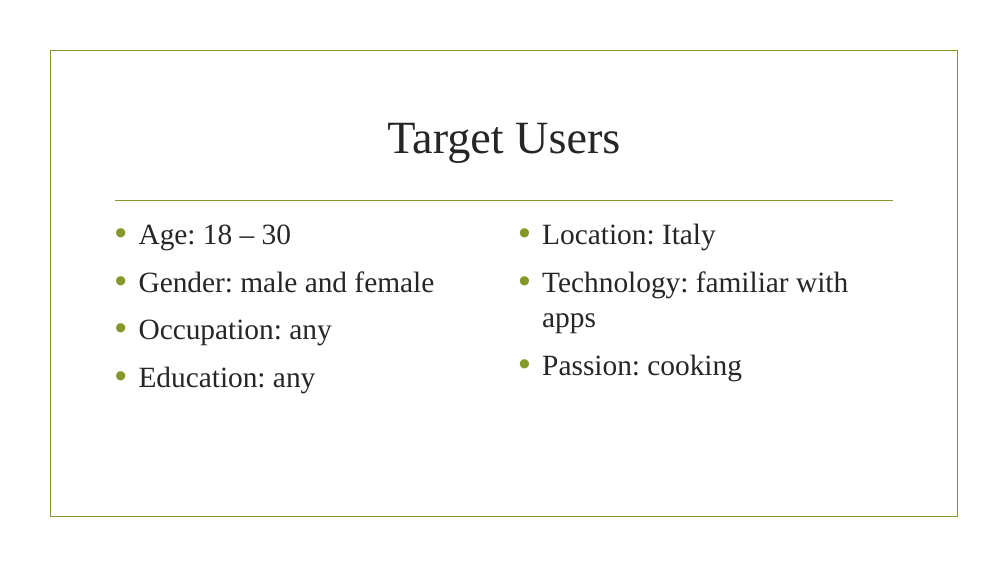
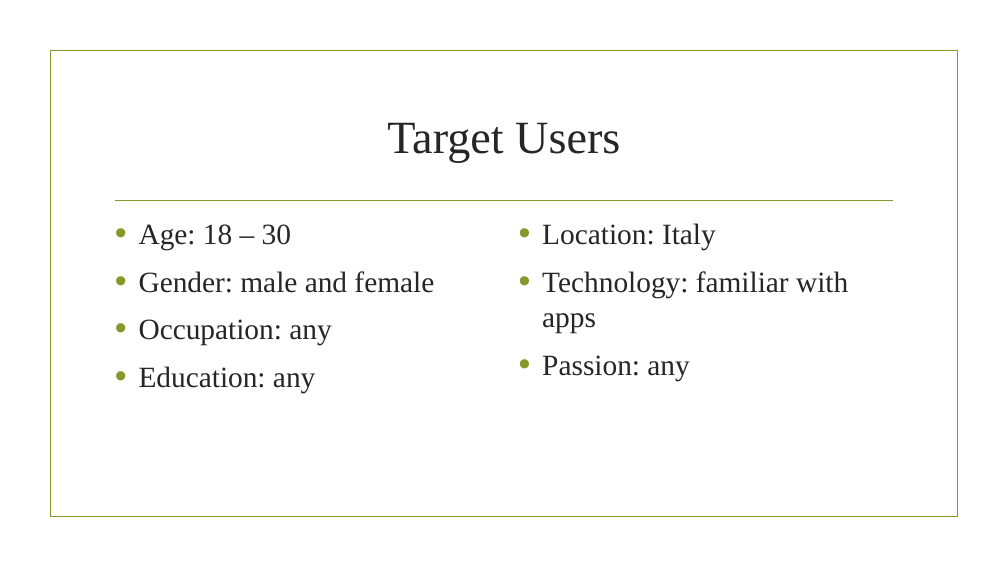
Before and after one commit to nicoDs96/recipes-SE, a slide deck: slide 3 of CookWithMe.pptx. Drawn at 1008x567 pixels with LibreOffice and Linux fonts; fonts in the diff are those of the drawing; background and template pictures are left out. Boxes give left, top, right and bottom in pixels: in the first picture for what was removed or moved away, otherwise in the second. Text is boxed around its words. In the diff, an @@ line names an element or a change of style, - is before the commit and + after.

Commit message:
target user

```diff
--- a/CookWithMe.pptx
+++ b/CookWithMe.pptx
@@ text at [542,355,689,381]: text changed @@
-• Passion: cooking
+• Passion: any
```
Also in this commit, not shown: 1 slide added.
